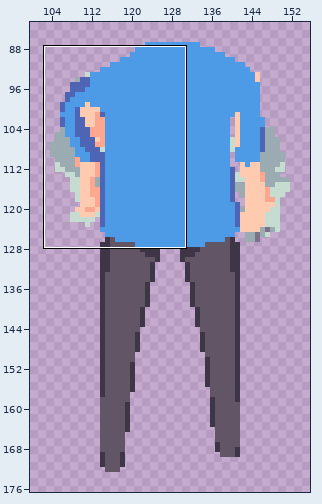
Two states of a pixel-art file, resources/asesprite/kid/kid_animations.aseprite. The picture above shows the old version from afar; the outline marks the close-up.
Close-up. Before:
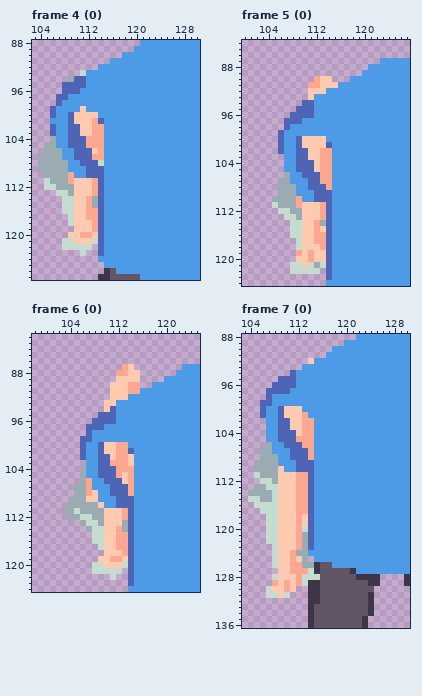
256x256 pixels, 103 frames. Shown: frame 4 (0): x 103..130, y 88..127; frame 5 (0): x 100..127, y 84..124; frame 6 (0): x 98..125, y 82..124; frame 7 (0): x 103..130, y 88..136. The wide view leaves out empty margins. The commit also changed other frames or places, which this record leaves out.
After:
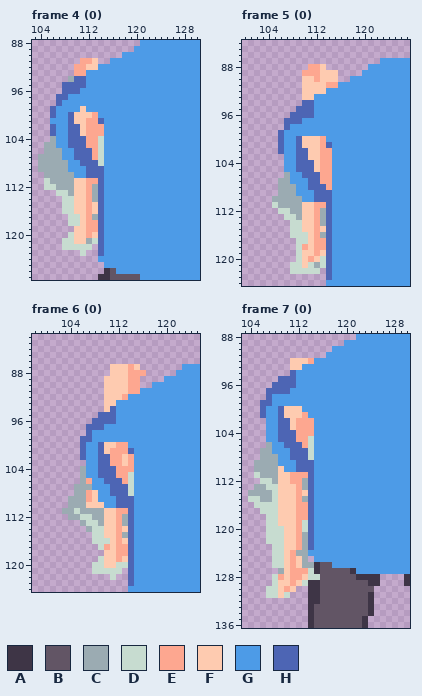
Palette (. is transparent): A #3e3546  B #625565  C #9babb2  D #c7dcd0  E #fda790  F #fecbb0  G #4d9be7  H #4d65b4
From old to new:
Changed rows in their new state; - is an unchanged pixel.
Frame 4 (0), layers "arms/left_light_running", "arms/left_light_idle":
first column x 110:
 91 -EEF
 92 EEFF
 93 EE--
first column x 109:
100 ----E-
101 ---E--
102 ---E--
103 ---E--
104 -----D
105 -----D
106 ----ED
107 -----D
110 C-----
111 C--E--
112 ---EC-
113 ---EC-
115 ----F-
116 ----F-
117 -D--C-
118 -D-E--
119 ---E--
120 D-F---
121 ---C--
Frame 5 (0), layers "arms/left_light_running", "arms/left_light_idle":
first column x 110:
 88 -EEF--
 89 EEEFFF
 90 FF---F
 91 FFF-EE
 92 F-----
 93 F-----
first column x 113:
100 E
101 E
first column x 109:
110 C----
111 C--E-
112 ---EC
113 ---EC
116 -D--C
117 -D---
118 -E-E-
119 D-FE-
120 D---D
Frame 6 (0), layers "arms/left_light_running", "arms/left_light_idle":
first column x 110:
 87 -FFFEF-
 88 -FFFEEE
 89 FF--EE-
 90 F------
 91 F------
 92 F--E---
first column x 107:
101 ----E---
102 ----E-FE
103 ------FE
105 ------ED
106 ------ED
107 C------D
108 -------D
109 E-------
110 FF------
111 -----E--
112 -----EC-
113 -----E--
114 ------F-
115 ------C-
116 ---D--F-
117 ---E----
118 -----E--
119 --D-F---
120 -----D--
Frame 7 (0), layers "arms/left_light_running", "arms/left_light_idle":
first column x 111:
 92 FFFE
 93 FF--
first column x 108:
102 ----E--
103 ----E--
104 ----E--
105 ------D
106 ------D
107 ------D
108 ------D
111 ---E---
112 ---E-C-
113 -----C-
114 -----F-
115 -----C-
118 -----E-
119 -----D-
120 -D-----
121 -D-----
122 -D-----
123 -D-----
124 -D-----
125 -D-----
126 -D--F--
127 -C-----
128 -E-E-F-
129 D-FEF--
130 D------
